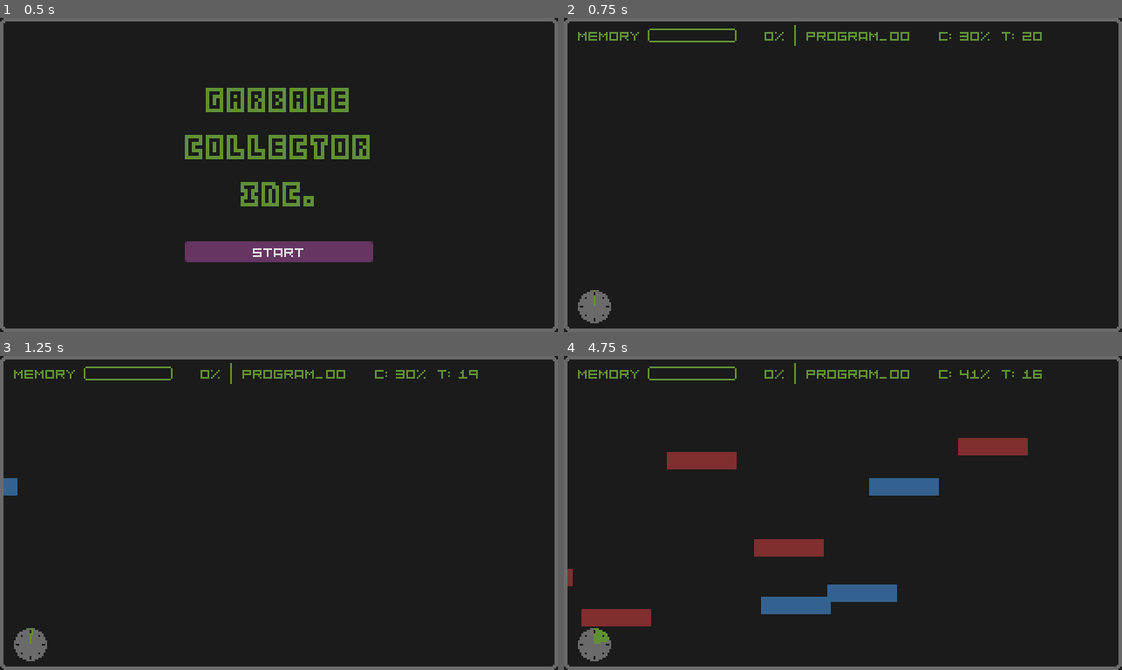
Above: before the commit, frames 1-4 (two rows, left to right).
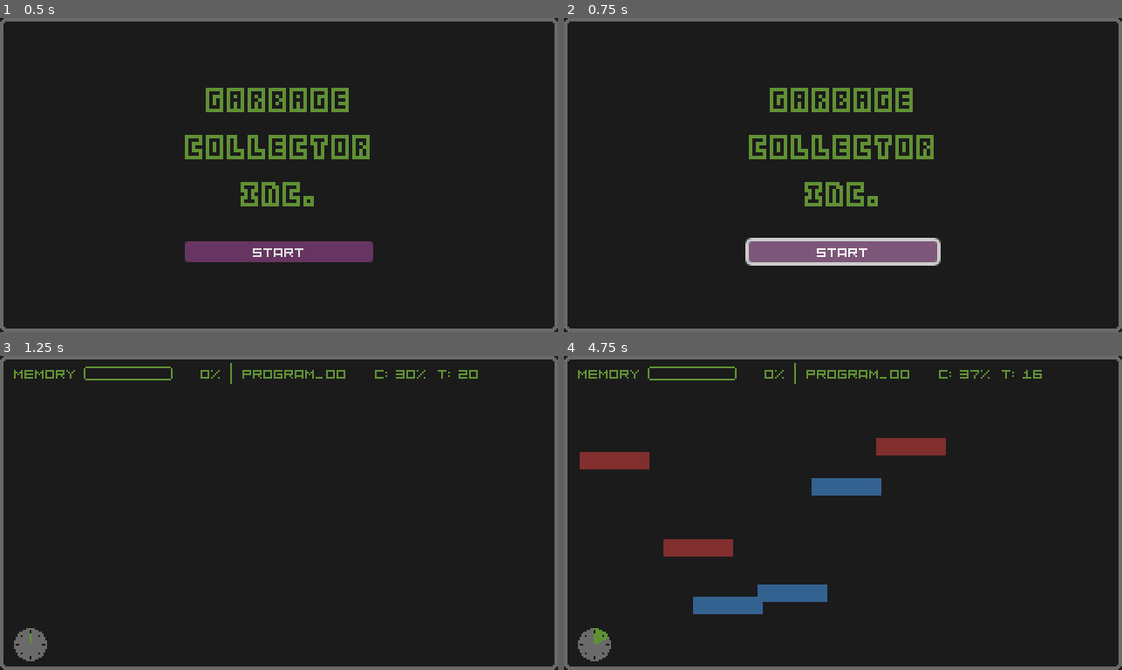
Above: after the commit, the same moments.

Repository: daniboygg/ludumdare-58
Game: Godot game, scene res://main.tscn
Same seed, same stepped clock (60 frames per second), same inputs: the game is played once before the commit and once after it. Sound files missing from this copy of the repository are replaced by a short silence.
Inputs (mouse positions are in pixels of both pictures, inside the frame that each line leads up to):
- Up to frame 1 (0.5 s): no input
- Up to frame 2 (0.75 s): click "Start" at 0.5 s
- Up to frame 3 (1.25 s): no input
- Up to frame 4 (4.75 s): move the mouse to (965, 497) at 1.27 s; click (965, 497) at 1.35 s; move the mouse to (731, 528) at 2.02 s; click (731, 528) at 2.1 s; move the mouse to (898, 443) at 2.77 s; click (898, 443) at 2.85 s; move the mouse to (815, 575) at 3.52 s; click (815, 575) at 3.6 s; move the mouse to (1010, 560) at 4.27 s; click (1010, 560) at 4.35 s

Frame 1 is identical in both runs. In frame 2, 7.5% of the frame differs, in the area x 2-86%, y 2-98%; in frame 3, 0.2%; in frame 4, 8.4%, in the area x 0-84%, y 4-92%.

Commit message:
Add audio effects

Diff:
--- /dev/null
+++ b/default_bus_layout.tres
@@ -0,0 +1,16 @@
+[gd_resource type="AudioBusLayout" load_steps=2 format=3 uid="uid://bc72dqbpnyygp"]
+
+[sub_resource type="AudioEffectReverb" id="AudioEffectReverb_j3pel"]
+resource_name = "Reverb"
+room_size = 0.7
+wet = 0.7
+
+[resource]
+bus/1/name = &"Reverb"
+bus/1/solo = false
+bus/1/mute = false
+bus/1/bypass_fx = false
+bus/1/volume_db = -11.4623785
+bus/1/send = &"Master"
+bus/1/effect/0/effect = SubResource("AudioEffectReverb_j3pel")
+bus/1/effect/0/enabled = true
--- a/level.gd
+++ b/level.gd
@@ -12,6 +12,8 @@
 @onready var canvas_layer: CanvasLayer = $CanvasLayer
 @onready var memory_full_timer: Timer = $MemoryFullTimer
 @onready var memory_container: Node2D = $MemoryContainer
+@onready var memory_enter_audio: AudioStreamPlayer = $MemoryEnterAudio
+@onready var corrupt_enter_audio: AudioStreamPlayer = $CorruptEnterAudio
 
 const MEMORY := preload("uid://d36yllicrg8s1")
 const TOP_MARGIN := 20
@@ -50,12 +52,14 @@
 			params.memory_corrupted_speed_min,
 			params.memory_corrupted_speed_max,
 		)
+		corrupt_enter_audio.play()
 	else:
 		instance.make_legit()
 		instance.speed = randf_range(
 			params.memory_speed_min,
 			params.memory_speed_max,
 		)
+		memory_enter_audio.play()
 	instance.left_scene.connect(_on_left_scene)
 	instance.killed.connect(_on_killed)
 	memory_container.add_child(instance)
@@ -67,7 +71,6 @@
 
 	if memory.is_corrupt:
 		Globals.increase_memory(params.memory_increase)
-		print(memory, " +", params.memory_increase)
 
 	if Globals.memory >= 100:
 		if memory_full_timer.is_stopped():
@@ -76,9 +79,8 @@
 		memory_full_timer.stop()
 
 
-func _on_killed(memory: Memory):
+func _on_killed(_memory: Memory):
 	Globals.decrease_memory(params.memory_decrease)
-	print(memory, " -", params.memory_increase)
 
 
 func _on_timer_timeout() -> void:
--- a/levels/level.tscn
+++ b/levels/level.tscn
@@ -1,8 +1,23 @@
-[gd_scene load_steps=4 format=3 uid="uid://bmibhdkm6qlta"]
+[gd_scene load_steps=8 format=3 uid="uid://bmibhdkm6qlta"]
 
 [ext_resource type="Script" uid="uid://bu37n0pnsp6si" path="res://level.gd" id="1_80vhd"]
 [ext_resource type="Resource" uid="uid://lrs7ifvam1mk" path="res://levels/level_005.tres" id="2_cwqvt"]
+[ext_resource type="AudioStream" uid="uid://dfhwsydstcwjp" path="res://audio/click.wav" id="3_5mrsh"]
 [ext_resource type="PackedScene" uid="uid://dqr6x3c2ydg43" path="res://ui/level_ui.tscn" id="3_cwqvt"]
+[ext_resource type="AudioStream" uid="uid://bxbnvkydljaao" path="res://audio/corrupt.wav" id="4_safpt"]
+
+[sub_resource type="AudioStreamRandomizer" id="AudioStreamRandomizer_safpt"]
+random_pitch = 1.5
+random_volume_offset_db = 3.0
+streams_count = 1
+stream_0/stream = ExtResource("3_5mrsh")
+
+[sub_resource type="AudioStreamRandomizer" id="AudioStreamRandomizer_5mrsh"]
+playback_mode = 2
+random_pitch = 2.0
+random_volume_offset_db = 3.0
+streams_count = 1
+stream_0/stream = ExtResource("4_safpt")
 
 [node name="Level" type="Node2D"]
 script = ExtResource("1_80vhd")
@@ -21,6 +36,16 @@
 [node name="MemoryFullTimer" type="Timer" parent="."]
 one_shot = true
 
+[node name="MemoryEnterAudio" type="AudioStreamPlayer" parent="."]
+stream = SubResource("AudioStreamRandomizer_safpt")
+volume_db = -9.0
+pitch_scale = 3.0
+
+[node name="CorruptEnterAudio" type="AudioStreamPlayer" parent="."]
+stream = SubResource("AudioStreamRandomizer_5mrsh")
+volume_db = -18.0
+pitch_scale = 1.1
+
 [node name="MemoryContainer" type="Node2D" parent="."]
 
 [node name="CanvasLayer" type="CanvasLayer" parent="."]
--- a/main.gd
+++ b/main.gd
@@ -20,6 +20,7 @@
 		world.remove_child(child)
 
 	Globals.current_level = -1
+	Globals.memory = 0
 	var start: StartScreen = START_SCREEN.instantiate()
 	start.start_pressed.connect(_on_start_pressed)
 	interface.add_child(start)
--- a/memory.gd
+++ b/memory.gd
@@ -7,6 +7,8 @@
 @onready var color_rect: ColorRect = $Node2D/ColorRect
 @onready var area_2d: Area2D = $Area2D
 @onready var collision_shape_2d: CollisionShape2D = $Area2D/CollisionShape2D
+@onready var leak_audio: AudioStreamPlayer = $LeakAudio
+@onready var kill_audio: AudioStreamPlayer = $KillAudio
 
 const LEAK = preload("uid://b3sm4kevlnyh2")
 const color_good_base := Color("#346290")
@@ -41,6 +43,7 @@
 		if is_corrupt and Input.is_action_just_pressed("ui_shoot"):
 			is_killed = true
 			animation_player.play("killed")
+			kill_audio.play()
 			killed.emit(self)
 	else:
 		color_rect.color = color_base
@@ -83,6 +86,8 @@
 	var parent = get_parent()
 	parent.add_child(leak)
 	leak.animation_player.play("default")
+	leak_audio.play()
+	await leak_audio.finished
 	leak.animation_player.animation_finished.connect(_on_leak_animation_finished)
 
 
--- a/memory.tscn
+++ b/memory.tscn
@@ -1,6 +1,21 @@
-[gd_scene load_steps=6 format=3 uid="uid://d36yllicrg8s1"]
+[gd_scene load_steps=10 format=3 uid="uid://d36yllicrg8s1"]
 
 [ext_resource type="Script" uid="uid://cvbw1t5ulpmbs" path="res://memory.gd" id="1_kh0cx"]
+[ext_resource type="AudioStream" uid="uid://cu7hlqvgdy6n1" path="res://audio/leak.wav" id="2_fx0hl"]
+[ext_resource type="AudioStream" uid="uid://dk6ynrq4domyy" path="res://audio/shot.wav" id="2_i0w3r"]
+
+[sub_resource type="AudioStreamRandomizer" id="AudioStreamRandomizer_fx0hl"]
+random_pitch = 1.1
+random_volume_offset_db = 2.0
+streams_count = 1
+stream_0/stream = ExtResource("2_i0w3r")
+
+[sub_resource type="AudioStreamRandomizer" id="AudioStreamRandomizer_i0w3r"]
+playback_mode = 2
+random_pitch = 1.2
+random_volume_offset_db = 3.0
+streams_count = 1
+stream_0/stream = ExtResource("2_fx0hl")
 
 [sub_resource type="Animation" id="Animation_fx0hl"]
 length = 0.001
@@ -107,6 +122,15 @@
 [node name="Memory" type="Node2D"]
 script = ExtResource("1_kh0cx")
 
+[node name="KillAudio" type="AudioStreamPlayer" parent="."]
+stream = SubResource("AudioStreamRandomizer_fx0hl")
+volume_db = -9.0
+
+[node name="LeakAudio" type="AudioStreamPlayer" parent="."]
+stream = SubResource("AudioStreamRandomizer_i0w3r")
+pitch_scale = 0.8
+bus = &"Reverb"
+
 [node name="AnimationPlayer" type="AnimationPlayer" parent="."]
 libraries = {
 &"": SubResource("AnimationLibrary_i0w3r")
--- a/ui/popup_screen.gd
+++ b/ui/popup_screen.gd
@@ -9,6 +9,7 @@
 
 @onready var panel_container: PanelContainer = %PanelContainer
 @onready var bg_rect: ColorRect = %BGRect
+@onready var audio_stream_player: AudioStreamPlayer = $AudioStreamPlayer
 
 var final_pos := Vector2.ZERO
 
@@ -36,4 +37,5 @@
 
 
 func _on_button_pressed() -> void:
+	audio_stream_player.play()
 	animate_out()
--- a/ui/popup_screen.tscn
+++ b/ui/popup_screen.tscn
@@ -1,8 +1,9 @@
-[gd_scene load_steps=4 format=3 uid="uid://eelsmiam16di"]
+[gd_scene load_steps=5 format=3 uid="uid://eelsmiam16di"]
 
 [ext_resource type="Theme" uid="uid://dnroccymnpymn" path="res://theme.tres" id="1_fqghj"]
 [ext_resource type="Texture2D" uid="uid://bw1ykn3dk57ci" path="res://ui/border.png" id="1_guv67"]
 [ext_resource type="Script" uid="uid://baq7l5lc2d7nm" path="res://ui/popup_screen.gd" id="2_x1r0e"]
+[ext_resource type="AudioStream" uid="uid://dfhwsydstcwjp" path="res://audio/click.wav" id="3_mqilx"]
 
 [node name="PopupScreen" type="Control"]
 texture_filter = 1
@@ -14,6 +15,10 @@
 grow_vertical = 2
 theme = ExtResource("1_fqghj")
 script = ExtResource("2_x1r0e")
+
+[node name="AudioStreamPlayer" type="AudioStreamPlayer" parent="."]
+stream = ExtResource("3_mqilx")
+volume_db = -6.0
 
 [node name="BGRect" type="ColorRect" parent="."]
 unique_name_in_owner = true
--- a/ui/start_screen.gd
+++ b/ui/start_screen.gd
@@ -2,7 +2,10 @@
 extends Control
 
 signal start_pressed
+@onready var audio_stream_player: AudioStreamPlayer = $AudioStreamPlayer
 
 
 func _on_button_pressed() -> void:
+	audio_stream_player.play()
+	await audio_stream_player.finished
 	start_pressed.emit()
--- a/ui/start_screen.tscn
+++ b/ui/start_screen.tscn
@@ -1,8 +1,9 @@
-[gd_scene load_steps=5 format=3 uid="uid://csdn3xie7xdtu"]
+[gd_scene load_steps=6 format=3 uid="uid://csdn3xie7xdtu"]
 
 [ext_resource type="Script" uid="uid://dlq0loje2cufr" path="res://ui/start_screen.gd" id="1_igmpp"]
 [ext_resource type="Theme" uid="uid://dnroccymnpymn" path="res://theme.tres" id="1_s6cxg"]
 [ext_resource type="Texture2D" uid="uid://bw1ykn3dk57ci" path="res://ui/border.png" id="2_50anp"]
+[ext_resource type="AudioStream" uid="uid://dfhwsydstcwjp" path="res://audio/click.wav" id="3_a8ycg"]
 [ext_resource type="FontFile" uid="uid://buv8417u3g4yg" path="res://resources/Kenney Blocks.ttf" id="3_nledq"]
 
 [node name="Control" type="Control"]
@@ -15,6 +16,10 @@
 grow_vertical = 2
 theme = ExtResource("1_s6cxg")
 script = ExtResource("1_igmpp")
+
+[node name="AudioStreamPlayer" type="AudioStreamPlayer" parent="."]
+stream = ExtResource("3_a8ycg")
+volume_db = -6.0
 
 [node name="ColorRect" type="ColorRect" parent="."]
 layout_mode = 1
Not shown, added: art/cover.png.import
Binary file added: art/cover_2.png
Not shown, added: audio/click.wav.import
Not shown, added: audio/corrupt.wav.import
Not shown, added: audio/leak.wav.import
Not shown, added: audio/shot.wav.import
Not shown, added: audio/click.aup
Not shown, added: audio/click.wav
Not shown, added: audio/corrupt.aup
Not shown, added: audio/corrupt.wav
Not shown, added: audio/leak.aup
Not shown, added: audio/leak.wav
(and 2 more such lines)
